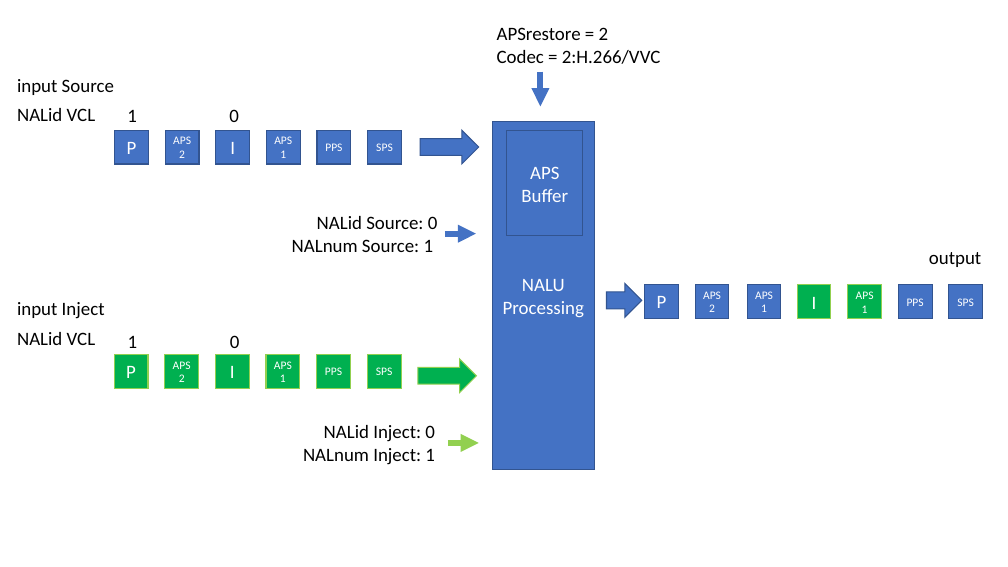
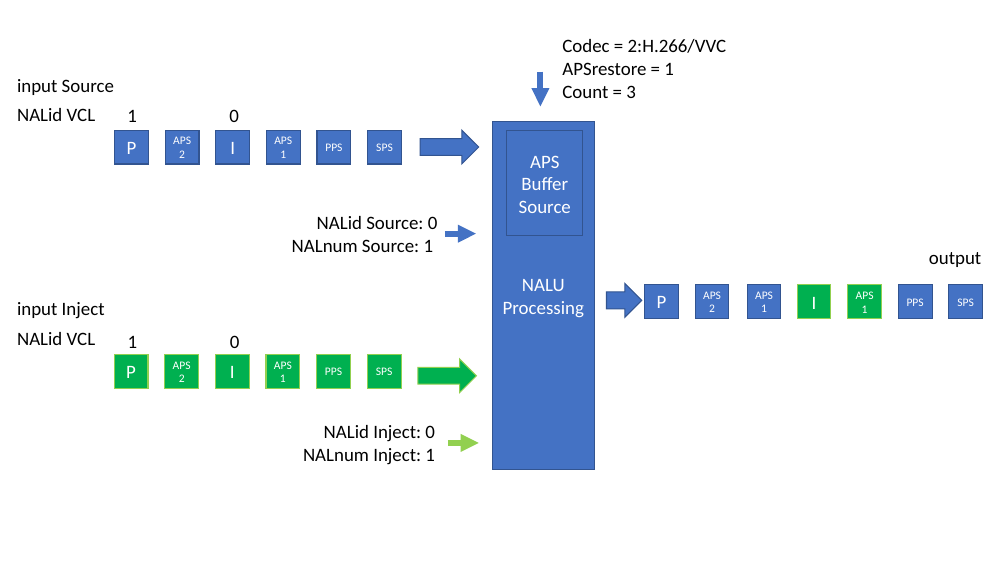
Before and after one commit to IDLabMedia/NALUProcessing, a slide deck: slide 3 of docs/NALUProcessing.pptx. Drawn at 1008x567 pixels with LibreOffice and Linux fonts; fonts in the diff are those of the drawing. Boxes give left, top, right and bottom in pixels: in the first picture for what was removed or moved away, otherwise in the second. Text is boxed around its words. In the diff, an @@ line names an element or a change of style, - is before the commit and + after.

Commit message:
command line parameter change: Count, APSrestore

```diff
--- a/docs/NALUProcessing.pptx
+++ b/docs/NALUProcessing.pptx
@@ text at (x1=497, y1=27, x2=609, y2=40): paragraph removed @@
-APSrestore = 2
@@ text "Codec = 2:H.266/VVC" moved from (x1=497, y1=27, x2=661, y2=64) to (x1=562, y1=39, x2=727, y2=98) @@
@@ text at (x1=562, y1=62, x2=674, y2=98): paragraphs added @@
+APSrestore = 1
+Count = 3
@@ text in rectangle at (x1=519, y1=200, x2=571, y2=213): paragraph added @@
+Source
```
Also in this commit, not shown: 2 other slides changed, 5 other files.
